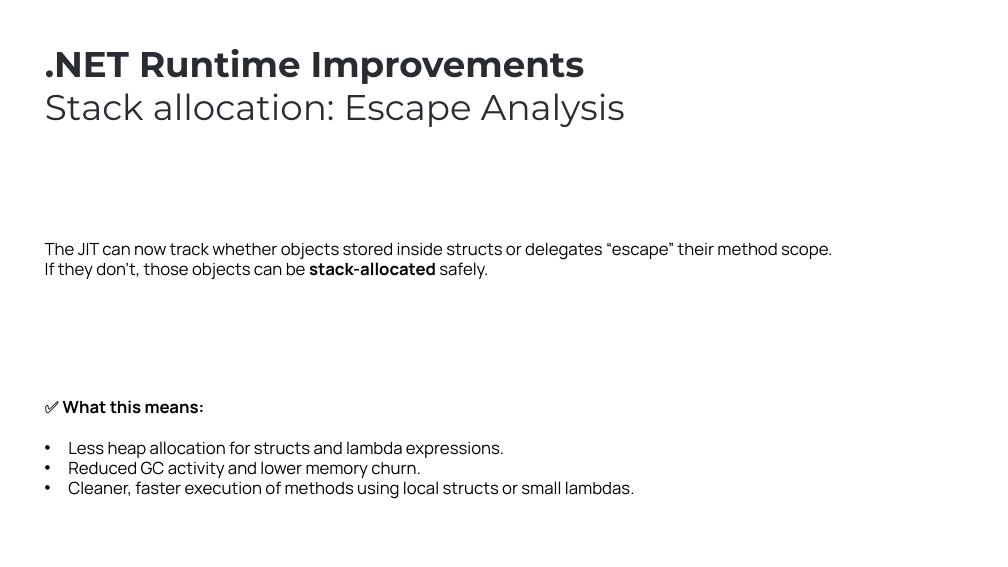
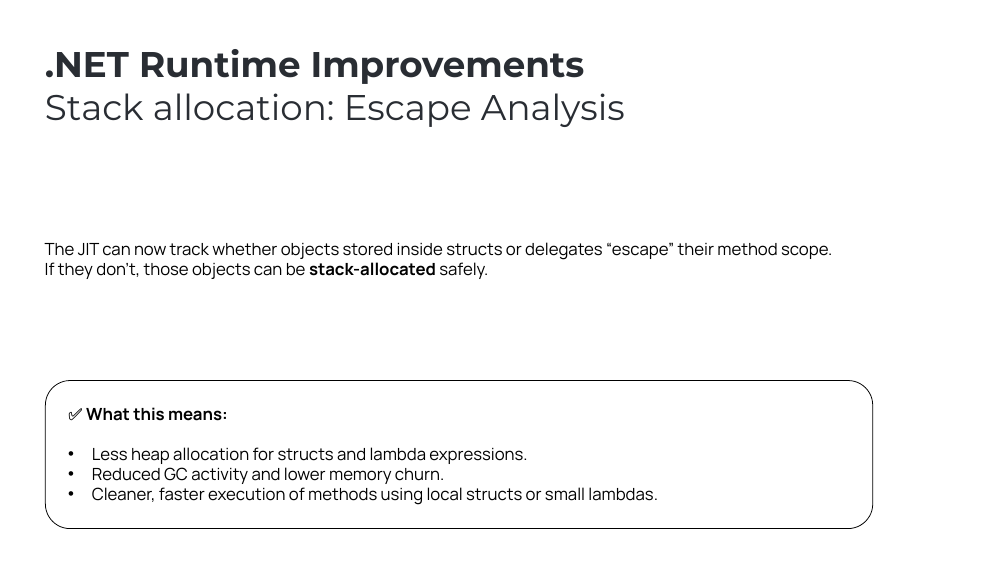
Before and after one commit to ebicoglu/presentations, a slide deck: slide 19 of abp-community-talks-2025.09.pptx. Drawn at 1008x567 pixels with LibreOffice and Linux fonts; fonts in the diff are those of the drawing; background and template pictures are left out. Boxes give left, top, right and bottom in pixels: in the first picture for what was removed or moved away, otherwise in the second. Text is boxed around its words. In the diff, an @@ line names an element or a change of style, - is before the commit and + after.

```diff
--- a/abp-community-talks-2025.09.pptx
+++ b/abp-community-talks-2025.09.pptx
@@ rounded rectangle added at (x1=45, y1=380, x2=873, y2=529), outline #000000 0.75 pt @@
@@ text "✅ What this means:" moved from (x1=63, y1=400, x2=635, y2=499) to (x1=86, y1=407, x2=658, y2=505) @@
```
Also in this commit, not shown: 16 other slides changed, 2 slides added, 1 slide removed.
